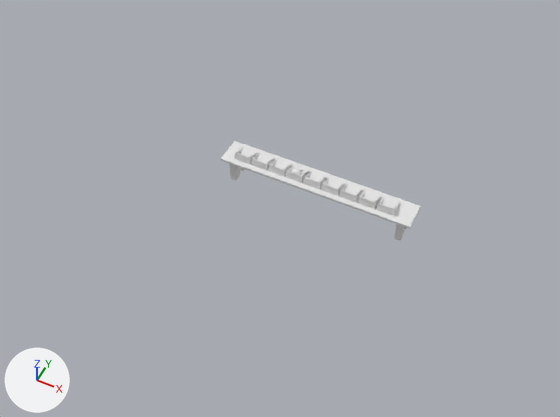
The Blender file mesa.blend, before and after one commit.
The view is the same before and after, from a 50 mm lens placed at (73.8, -127.7, 146.5), pointed at (11.5, -3.0, -9.4). Every picture has the same lights, and +X, +Y and +Z are marked at lower left.

Before the edit, the objects in view are built like this:
```python
mat_material = principled_material('Material')
mat_material.base_color = (0.8, 0.8, 0.8)  # white #e7e7e7
mat_material.roughness = 0.4
me_cube = bpy.data.meshes.new('Cube')
me_cube.from_pydata(...)  # 20 vertices, 18 faces; spans x -1.0..1.0, y -1.0..1.0, z -1.0..5.24
me_cube.materials.append(mat_material)  # white #e7e7e7
me_cube_001 = bpy.data.meshes.new('Cube.001')
me_cube_001.from_pydata(...)  # 104 vertices, 102 faces; spans x -1.0..1.0, y -1.0..1.0, z -19.4..1.0
ob_cube = bpy.data.objects.new('Cube', me_cube)
ob_cube.location = (0.0, 0.0, 2.9)
ob_cube.scale = (2.28, 2.28, 0.357)
_m = ob_cube.modifiers.new('Array', 'ARRAY')
_m.count = 9
_m.constant_offset_displace = (0.0, 0.0, 0.0)
_m.relative_offset_displace = (1.1, 0.0, 0.0)
ob_cube_001 = bpy.data.objects.new('Cube.001', me_cube_001)
ob_cube_001.location = (20.8, 0.0, 2.3)
ob_cube_001.scale = (26.4, 3.84, 0.353)
```
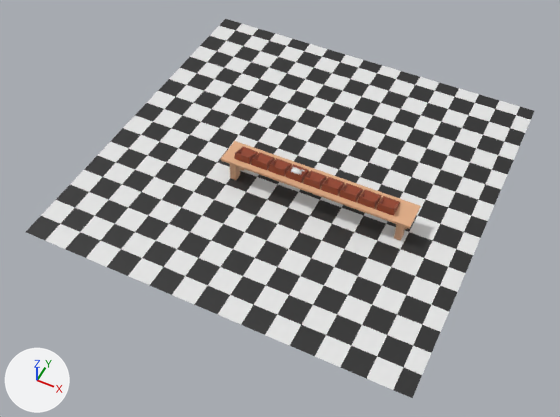
Where the change shows, as pixel boxes [x1, y1, x2, y2] in the pictures (560 x 417 px):
'Plane', added: after [26, 19, 534, 398]
'Cube.001', recoloured (white to beige): [221, 141, 421, 240] in both
'Cube', recoloured (white to brown): [234, 147, 400, 216] in both

Edits to the bpy script that builds the scene:
```text
Change mat_material:
    mat_material.base_color: (0.8, 0.8, 0.8) -> (0.302, 0.0568, 0.0215)  # white #e7e7e7 -> brown #954328
Add mat_mesa:
    mat_mesa = principled_material('Mesa')
    mat_mesa.base_color = (0.761, 0.422, 0.24)  # beige #e2ae86
Add mat_piso:
    mat_piso = bpy.data.materials.new('Piso')
    # nodes: BsdfPrincipled, OutputMaterial, TexChecker
    # colours: black #282828
Change me_cube_001:
    where me_cube_001.from_pydata(...)  # 104 vertices, 102 faces; spans x -1.0..1.0, y -1.0..1.0, z -19.4..1.0
    add me_cube_001.materials.append(mat_mesa)  # beige #e2ae86
Add me_plane:
    me_plane.from_pydata([(-51.9, -51.9, 0.0), (51.9, -51.9, 0.0), (-51.9, 51.9, 0.0), (51.9, 51.9, 0.0)], [], [(0, 1, 3, 2)])
    me_plane.materials.append(mat_piso)
Add ob_plane:
    ob_plane = bpy.data.objects.new('Plane', me_plane)
    ob_plane.location = (11.1, 9.0, -4.5)
```
